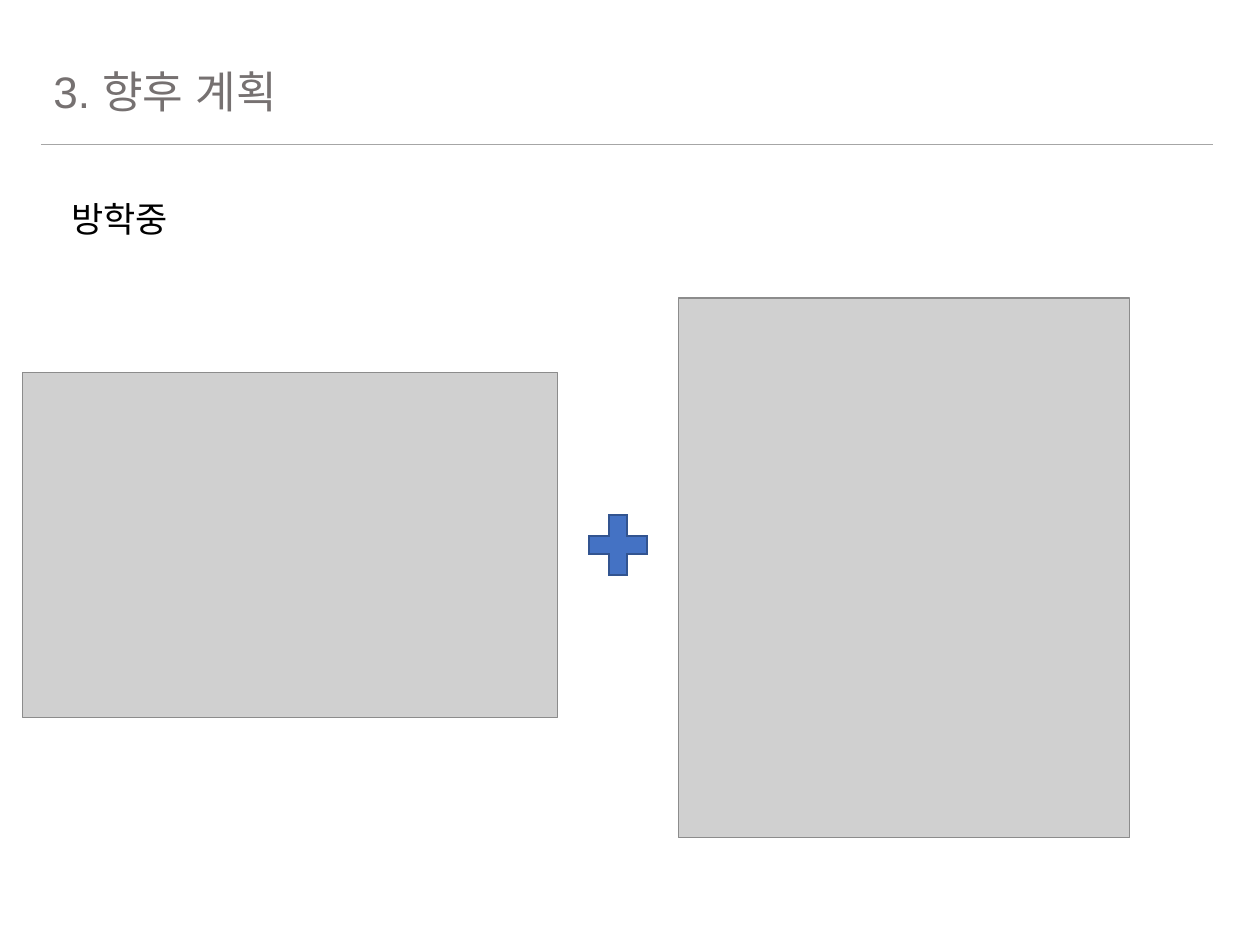
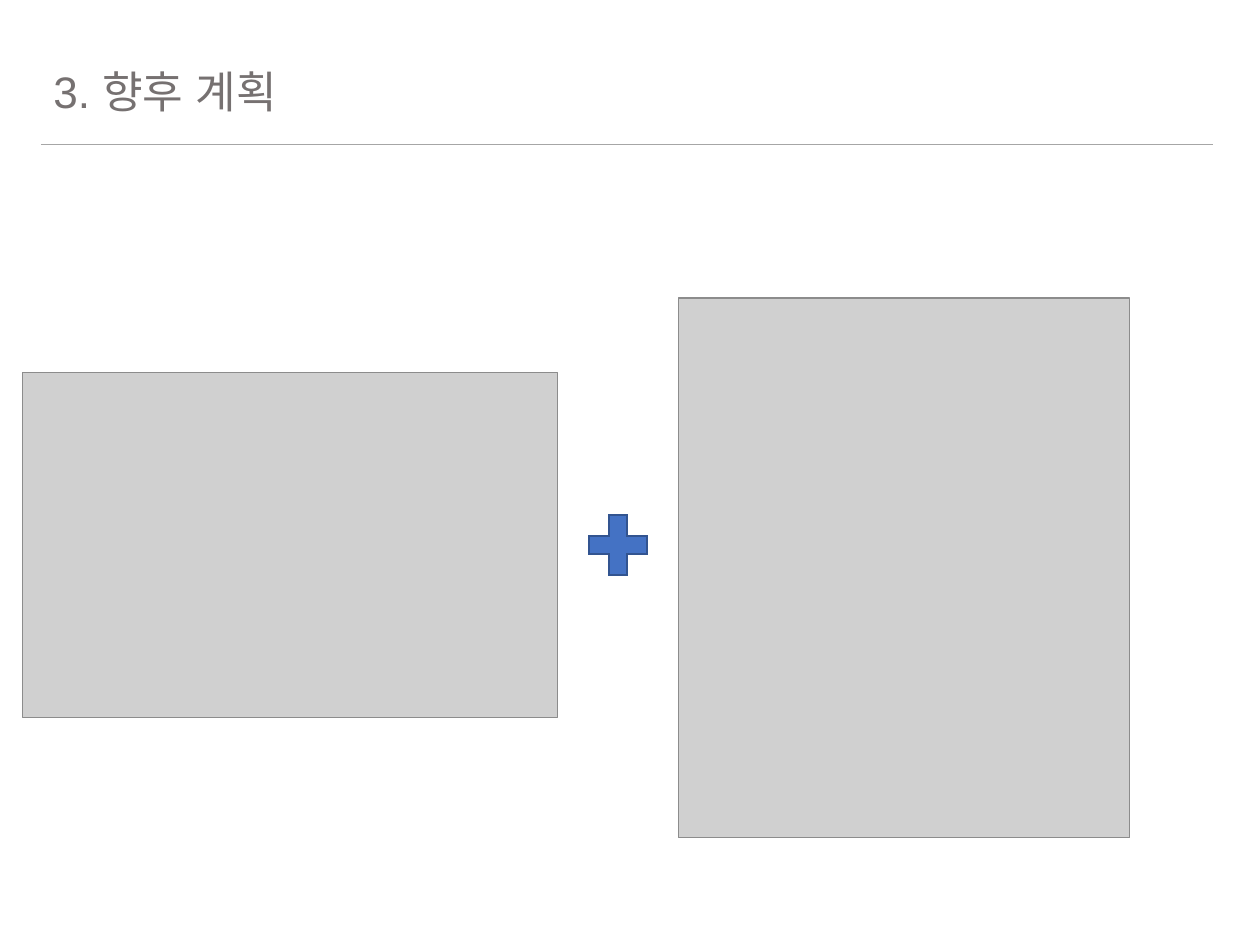
Before and after one commit to swk3169/kumoh-smartmirror, a slide deck: slide 11 of #1 세미나/Smart Mirror_2018_02_15.pptx. Drawn at 1260x945 pixels with LibreOffice and Linux fonts; fonts in the diff are those of the drawing; grey boxes stand for pictures. Boxes give left, top, right and bottom in pixels: in the first picture for what was removed or moved away, otherwise in the second. Text is boxed around its words. In the diff, an @@ line names an element or a change of style, - is before the commit and + after.

```diff
--- a/#1 세미나/Smart Mirror_2018_02_15.pptx
+++ b/#1 세미나/Smart Mirror_2018_02_15.pptx
@@ text removed at (x1=71, y1=203, x2=168, y2=235) @@
-방학중
```
Also in this commit, not shown: 1 other slide changed.
